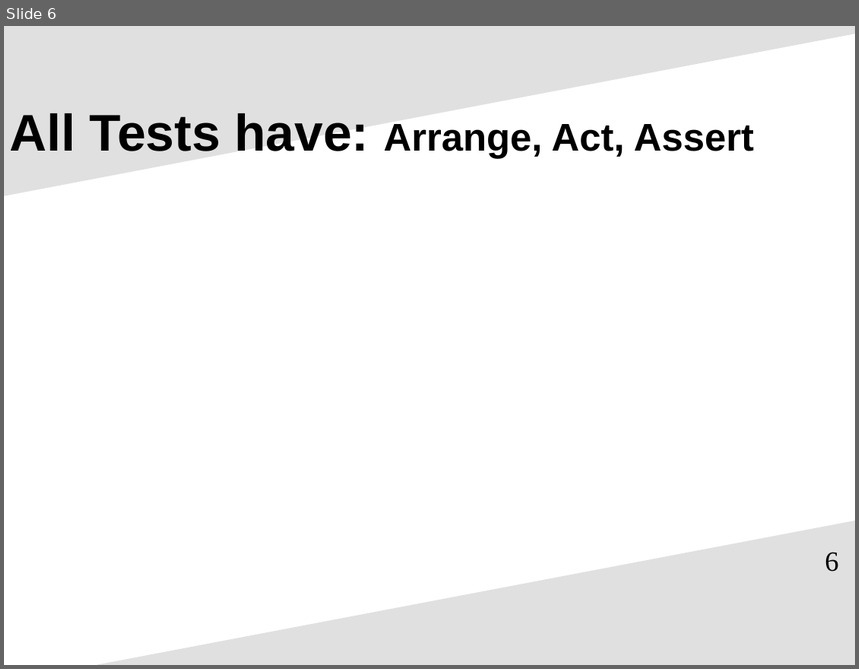
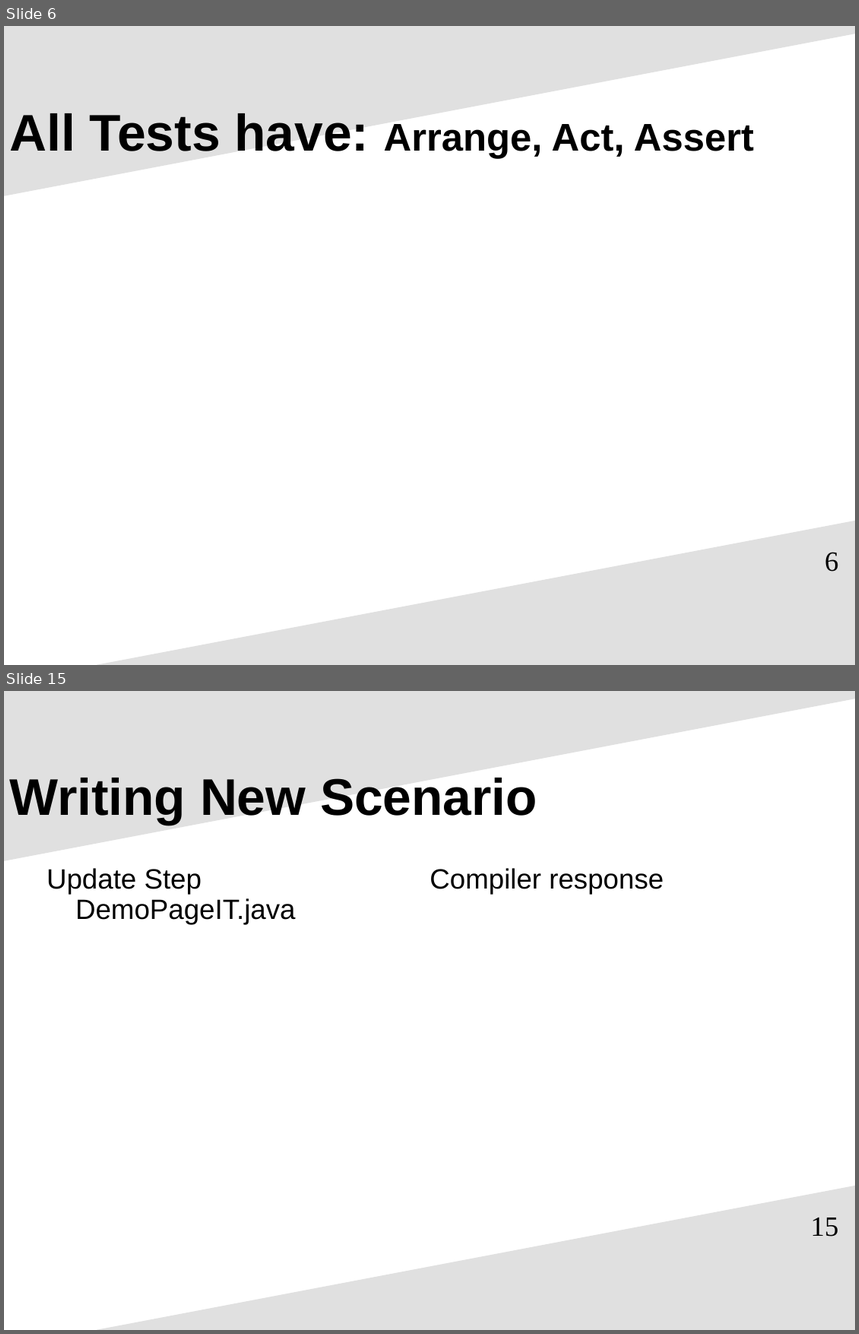
Before and after one commit to pcooke2002/accept_automated_behavior_dd, a slide deck: learning_agile_accept_auto_behavior_dd.ppt. Shown one above the other, each under a label of ours: slide 6 before the commit, slides 6 and 15 after it; the slides between them are not shown. The pictures are 859x669 and 859x1334 pixels, drawn with LibreOffice and Linux fonts; fonts in the diff are those of the drawing. Boxes give left, top, right and bottom in pixels: in the first picture for what was removed or moved away, otherwise in the second. Text is boxed around its words. In the diff, an @@ line names an element or a change of style, - is before the commit and + after.

```diff
--- a/learning_agile_accept_auto_behavior_dd.ppt
+++ b/learning_agile_accept_auto_behavior_dd.ppt
@@ slide 15 added at box(4, 691, 855, 1330), background #FFFFFF; not listed: 2 template elements that a slide beside it also shows @@
@@ title added at box(10, 778, 538, 825), 48 pt, text #000000, bold @@
+Writing New Scenario
@@ text added at box(47, 868, 296, 925), 26 pt, text #000000 @@
+Update Step DemoPageIT.java
@@ text added at box(430, 868, 664, 894), 26 pt, text #000000 @@
+Compiler response
@@ page number added at box(811, 1218, 839, 1237), 26 pt, text #000000 @@
+15
```
Also in this commit, not shown: 6 slides changed, 10 other slides added, 8 slides removed.
